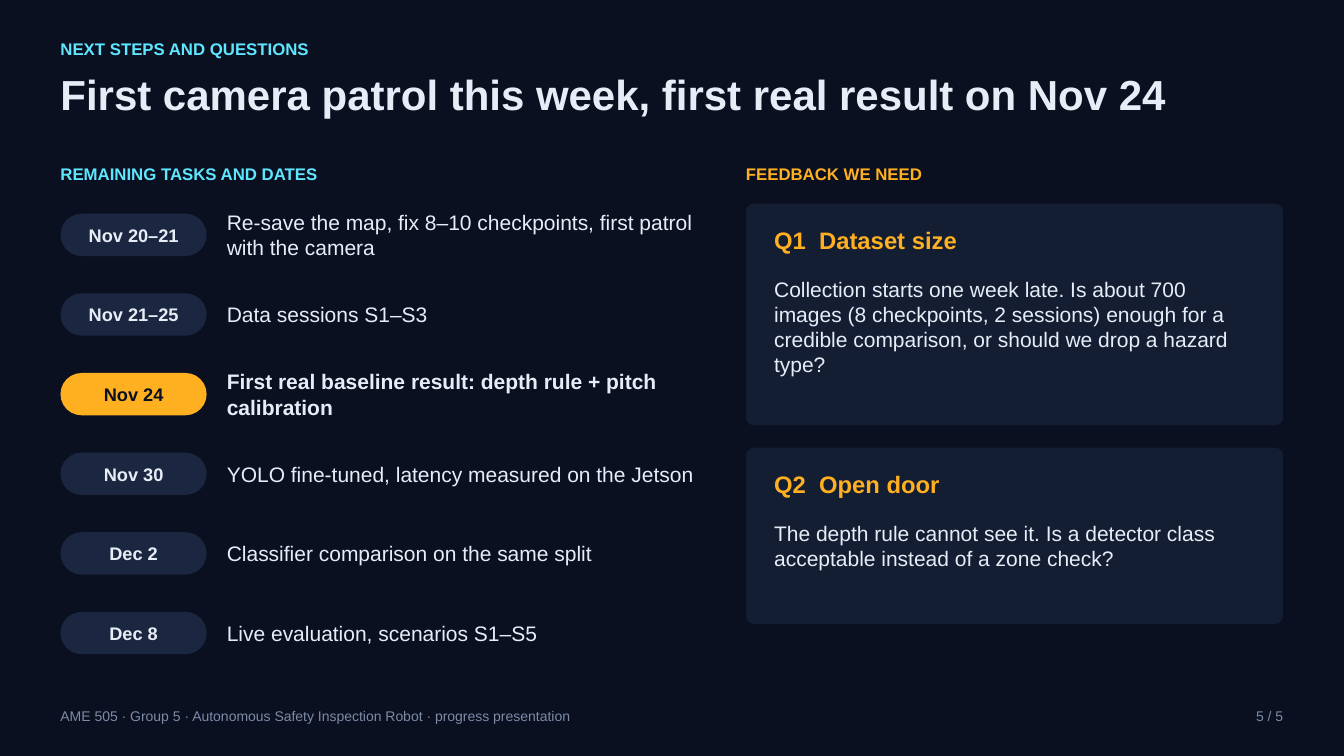
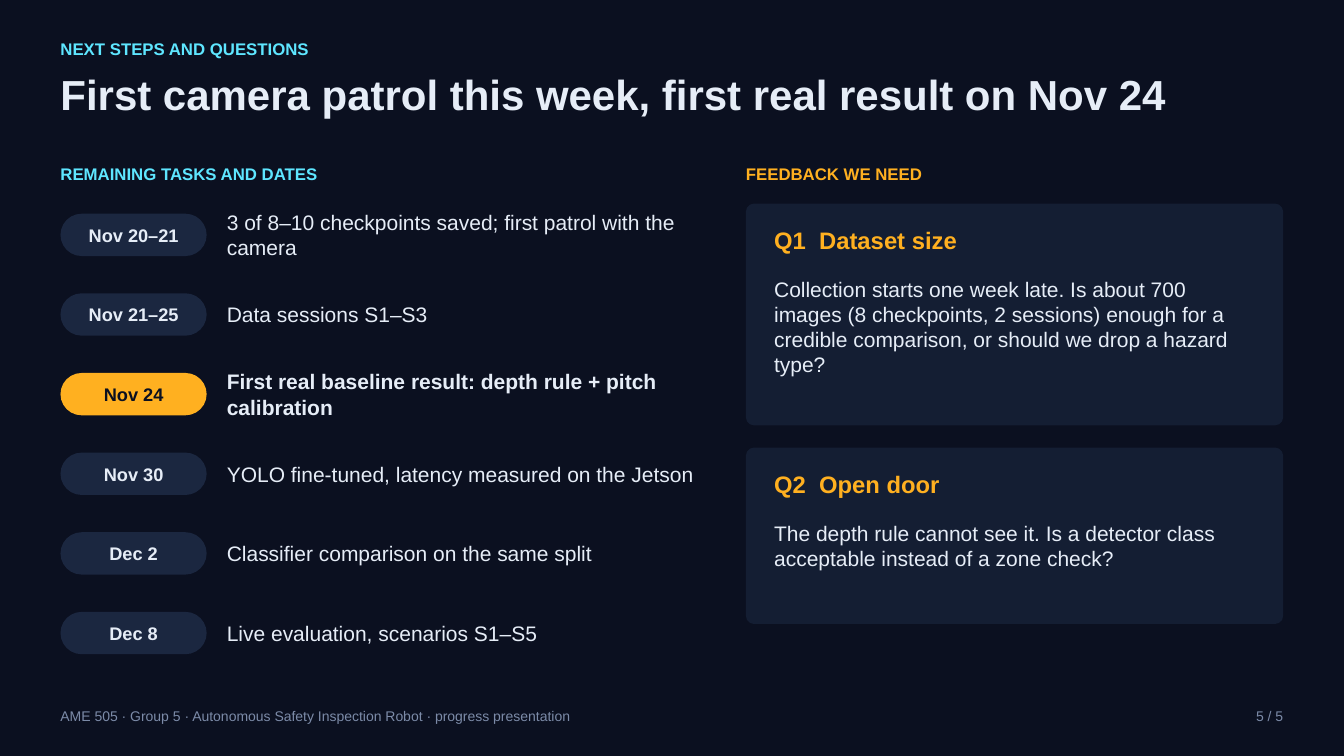
Before and after one commit to Nirmalworks/safety-inspection-robot, a slide deck: slide 5 of docs/progress/AME505_Group5_progress_slides.pptx. Drawn at 1344x756 pixels with LibreOffice and Linux fonts; fonts in the diff are those of the drawing. Boxes give left, top, right and bottom in pixels: in the first picture for what was removed or moved away, otherwise in the second. Text is boxed around its words. In the diff, an @@ line names an element or a change of style, - is before the commit and + after.

```diff
--- a/docs/progress/AME505_Group5_progress_slides.pptx
+++ b/docs/progress/AME505_Group5_progress_slides.pptx
@@ text at box(227, 214, 674, 255): text changed @@
-Re-save the map, fix 8–10 checkpoints, first patrol with the camera
+3 of 8–10 checkpoints saved; first patrol with the camera
```
Also in this commit, not shown: 2 other slides changed, 2 other files.
